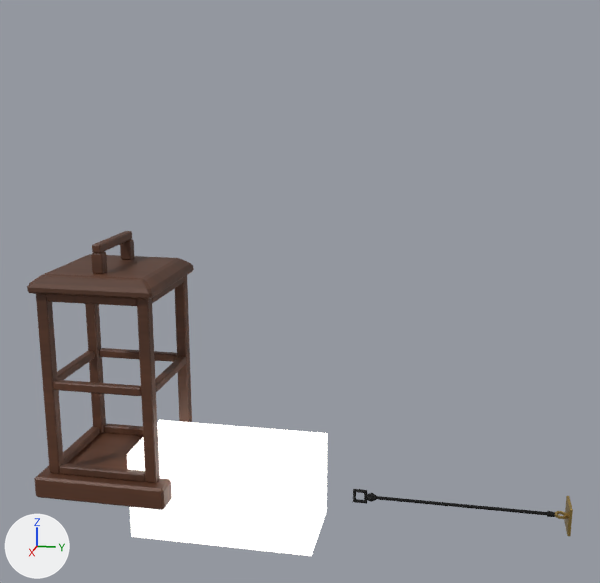
The FBX model unity-client/Assets/Art/JapaneseRoom/09B_Andon.fbx, before and after one commit.
Rendered twice from a camera (50 mm lens) standing at (1.345, 0.603, 0.705) and looking at (-0.001, 0.334, 0.369). Every picture has the same lights, and +X, +Y and +Z are marked at lower left. The first picture is the older version.

Objects in the first picture: 'SM_09B_Andon_Madera', 'SM_09B_Andon_Papel', 'SM_09B_Colgante'.
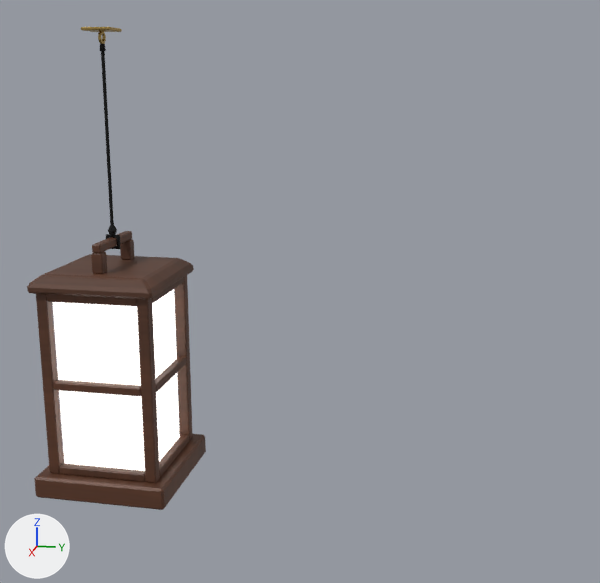
Where the change shows, as pixel boxes [x1, y1, x2, y2] in the pictures (600 x 583 px):
'SM_09B_Andon_Papel', turned: before [127, 420, 328, 556]; after [53, 289, 180, 471]
'SM_09B_Colgante', turned: before [353, 489, 573, 536]; after [81, 27, 122, 249]

Patch to the scene script:
```diff
--- a/unity-client/Assets/Art/JapaneseRoom/09B_Andon.fbx.py
+++ b/unity-client/Assets/Art/JapaneseRoom/09B_Andon.fbx.py
@@ ob_sm_09b_colgante @@
 ob_sm_09b_colgante.location = (0.0, 0.0, 0.0)
-ob_sm_09b_colgante.rotation_euler = (1.571, 0.0, -3.142)  # degrees (90, 0, -180)
@@ ob_sm_09b_andon_papel @@
 ob_sm_09b_andon_papel.location = (0.0, 0.0, 0.0)
-ob_sm_09b_andon_papel.rotation_euler = (1.571, 0.0, -3.142)  # degrees (90, 0, -180)
```
